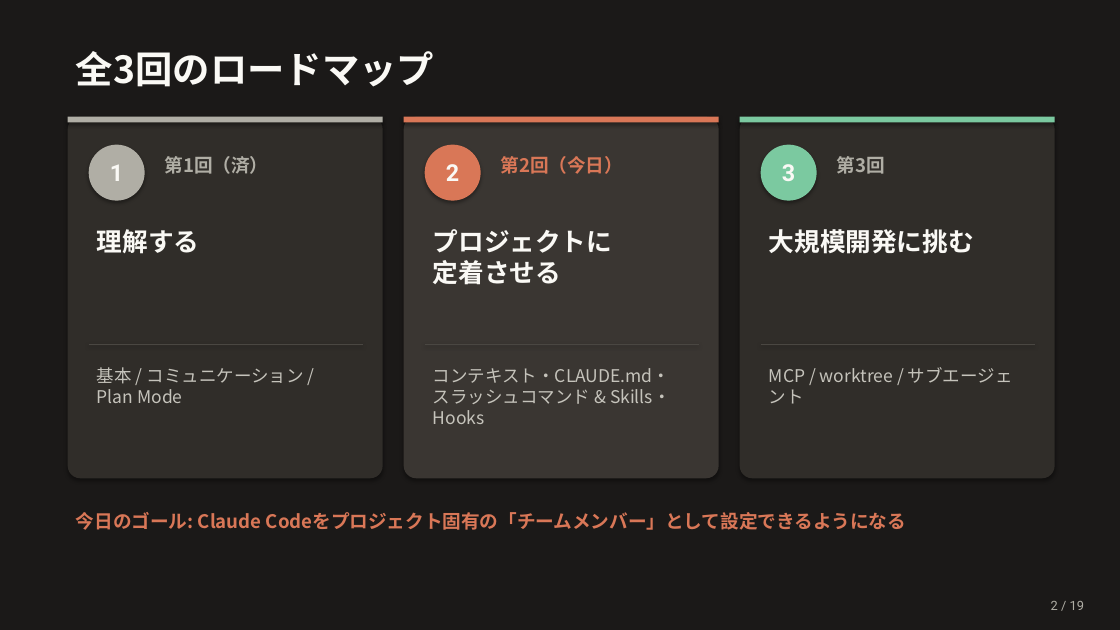
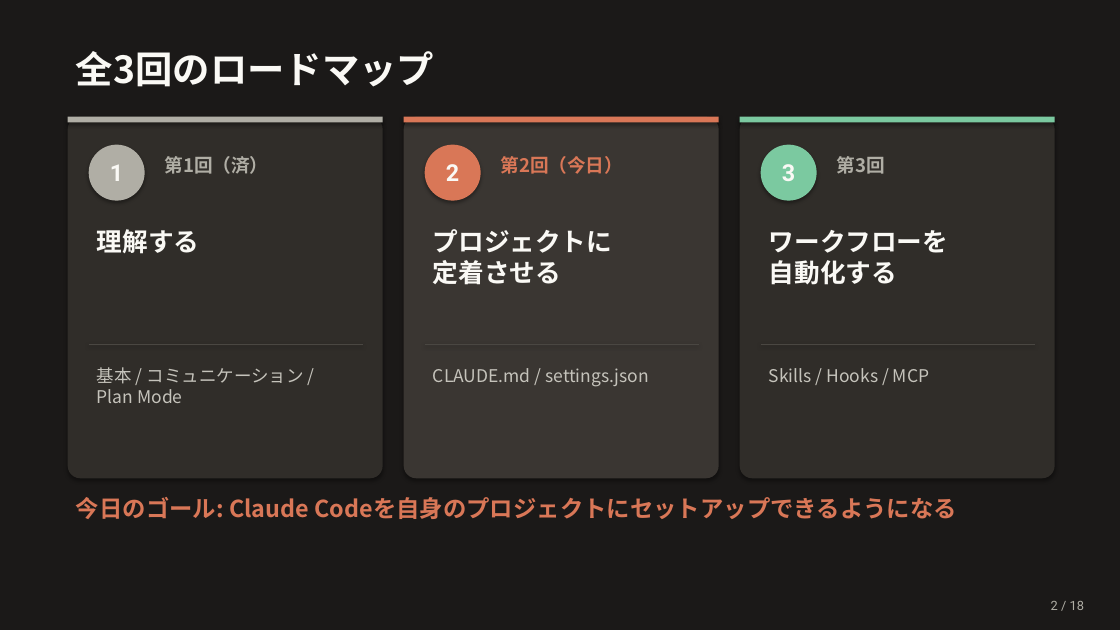
Before and after one commit to Ischca/zenn, a slide deck: slide 2 of slides/Claude_session2.pptx. Drawn at 1120x630 pixels with LibreOffice and Linux fonts; fonts in the diff are those of the drawing. Boxes give left, top, right and bottom in pixels: in the first picture for what was removed or moved away, otherwise in the second. Text is boxed around its words. In the diff, an @@ line names an element or a change of style, - is before the commit and + after.

```diff
--- a/slides/Claude_session2.pptx
+++ b/slides/Claude_session2.pptx
@@ text at (769, 230, 948, 285): text changed @@
-大規模開発に挑む
+ワークフローを
+自動化する
@@ text at (433, 368, 649, 387): text changed @@
-コンテキスト・CLAUDE.md・
-スラッシュコマンド & Skills・Hooks
+CLAUDE.md / settings.json
@@ text at (769, 368, 929, 382): text changed @@
-MCP / worktree / サブエージェント
+Skills / Hooks / MCP
@@ text at (76, 497, 957, 519): text changed; size 16 to 20 pt @@
-今日のゴール: Claude Codeをプロジェクト固有の「チームメンバー」として設定できるようになる
+今日のゴール: Claude Codeを自身のプロジェクトにセットアップできるようになる
```
Also in this commit, not shown: 6 other slides changed, 8 slides added, 12 slides removed, 8 other files.
